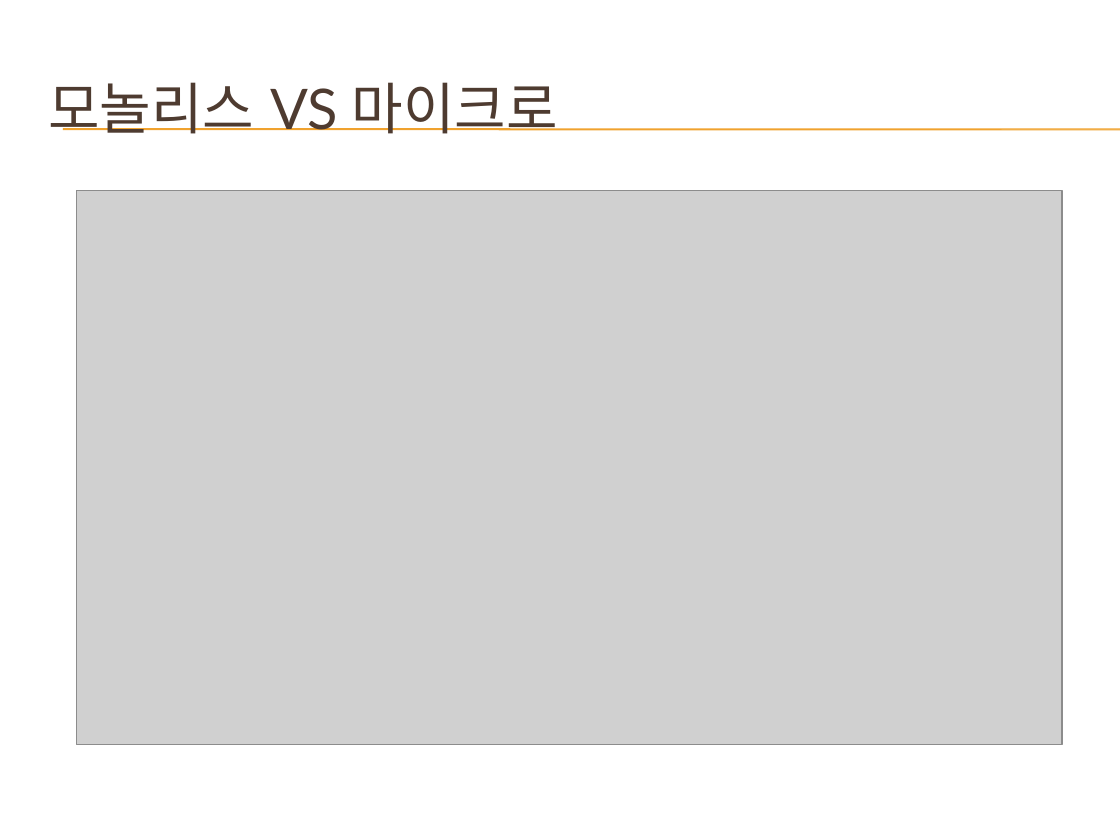
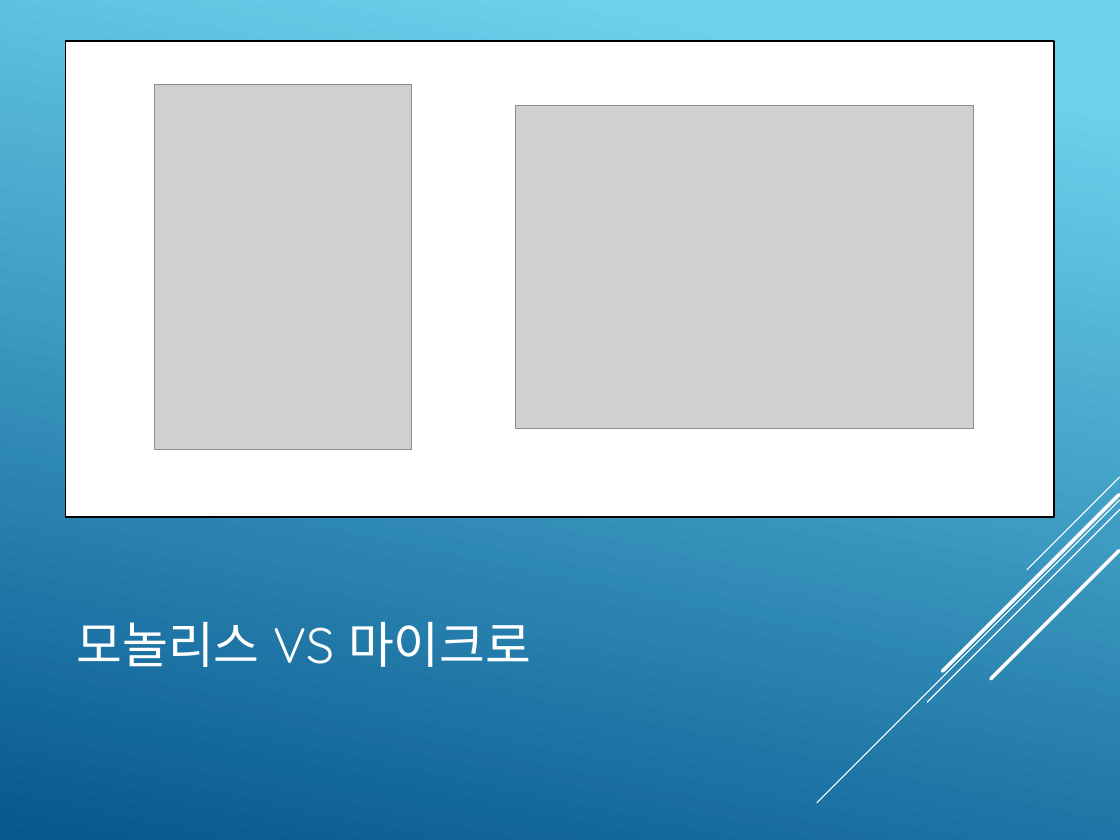
Before and after one commit to psmon/AkkaNetTest, a slide deck: slide 3 of AkkaForMicroService.pptx. Drawn at 1120x840 pixels with LibreOffice and Linux fonts; fonts in the diff are those of the drawing; grey boxes stand for pictures; background and template pictures are left out. Boxes give left, top, right and bottom in pixels: in the first picture for what was removed or moved away, otherwise in the second. Text is boxed around its words. In the diff, an @@ line names an element or a change of style, - is before the commit and + after.

```diff
--- a/AkkaForMicroService.pptx
+++ b/AkkaForMicroService.pptx
@@ background picture (left out) to gradient #6ED2EB to #06588E @@
@@ rectangle added at [65,40,1054,516], fill #FFFFFF, outline #000000 1 pt @@
@@ picture added at [155,85,412,449] @@
@@ picture added at [516,105,974,428] @@
@@ line removed from (63, 129) to (1120, 129) @@
@@ line removed from (63, 130) to (1120, 130) @@
@@ picture removed at [76,190,1062,745] @@
@@ title "모놀리스 VS 마이크로": place and size @@
-title "모놀리스 VS 마이크로" at [48,82,558,134]
+title "모놀리스 VS 마이크로" at [77,622,531,667]
@@ title "모놀리스 VS 마이크로" at [77,622,531,667]: size 36 to 32 pt, font Lato to Quicksand, text colour #4E3B30 to #FFFFFF @@
@@ group added at [818,477,1120,803]: 5 lines @@
```
Also in this commit, not shown: 9 other slides changed, 1 slide added, 1 slide removed, 5 other files.
